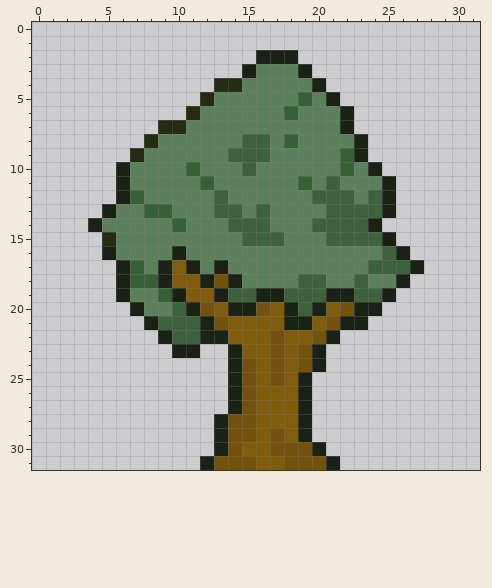
Edited in one commit: pixel-art sprite (Assets/Scenery/tree-2.png). The first picture shows the starting point.
The file is 32x32 pixels. Colours within 5 levels of each other are drawn and written as one.
New version:
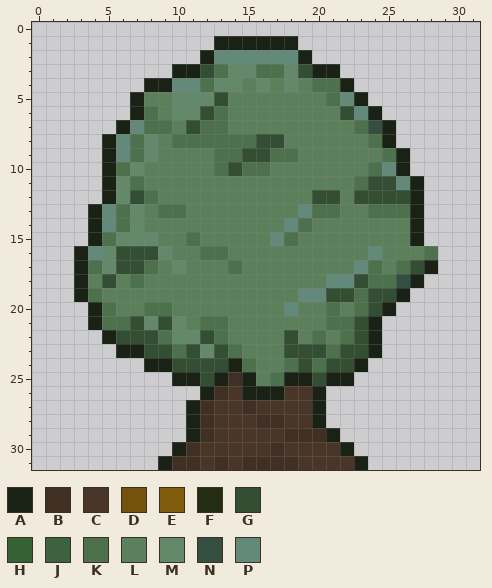
Palette (. is transparent): A #1a2216  B #403024  C #493628  D #72520c  E #805c0d  F #242c12  G #344e33  H #366135  J #3f623e  K #4e714d  L #5d805c  M #63896a  N #344e41  P #63897b
Message: Replaced trees
From old to new:
Changed rows in their new state; - is an unchanged pixel.
first column x 3:
 1 ----------AAAAAA----------
 2 ---------APPPPPPA---------
 3 -------AAGKMMKKMGAA-------
 4 -----AAPPKMM-M-M-KKA------
 5 ----ALLMMMG-----L-KPA-----
 6 ----AKLMMGK----L---GPA----
 7 ---APKKLGKK--------LKNA---
 8 --APKM-KKKKKKGGL----LKA---
 9 --APKM----KKGGKK---LLLKA--
10 --AKM---L-KGKK-----L-KPA--
11 --AMK----L------L-L-KGGPA-
12 --AMGK----L------GGLGGGGA-
13 -APKMLKK--LL-L--PKKLLKKKA-
14 --PKM--L---LLL-PKLLLLLLLA-
15 -AKMMM--K---LLPK--LLLLLLA-
16 APMGGGML-KK----------PLLLK
17 AKMGGKLML-LK--------PKLKGA
18 ALGLKLLLLLLL----LLPPGKKNA-
19 AKLL--LLLLLLLLLLPPGGKGGA--
20 -AKLLKKLLLLLLLLPLLKLKGA---
21 -AKKGMGMLKKLLLLLLLKKGA----
22 --AGGGKMMGKLLLLGLKLKGA----
23 ---AAGGKGMGKLLLGGGKGGA----
24 -----AAGGGG-KLLKGKGGA-----
25 -------AAGABALKA-GAA------
26 ---------ABCAAACCA--------
27 --------ABCCBCCCCA--------
28 --------ABCCCBBCCA--------
29 --------ABCCCCCBBBA-------
30 -------ABCCCCCBCCCCA------
31 ------ABBCBCBBBBCCCCA-----
Boxes around the changes in both pictures, in picture pixels (x1, y1, x2, y2):
changed: (74, 36, 438, 470)
